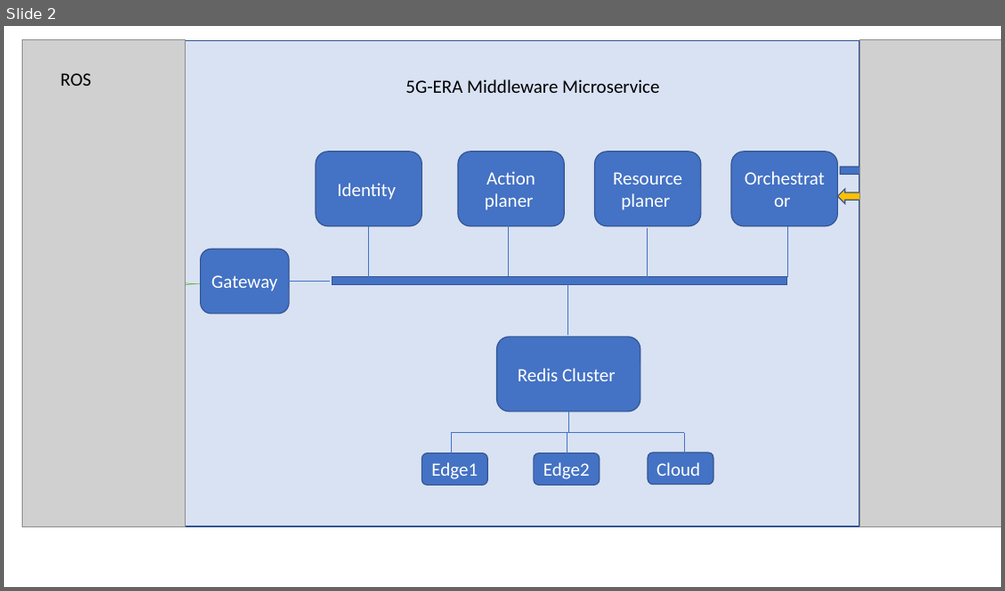
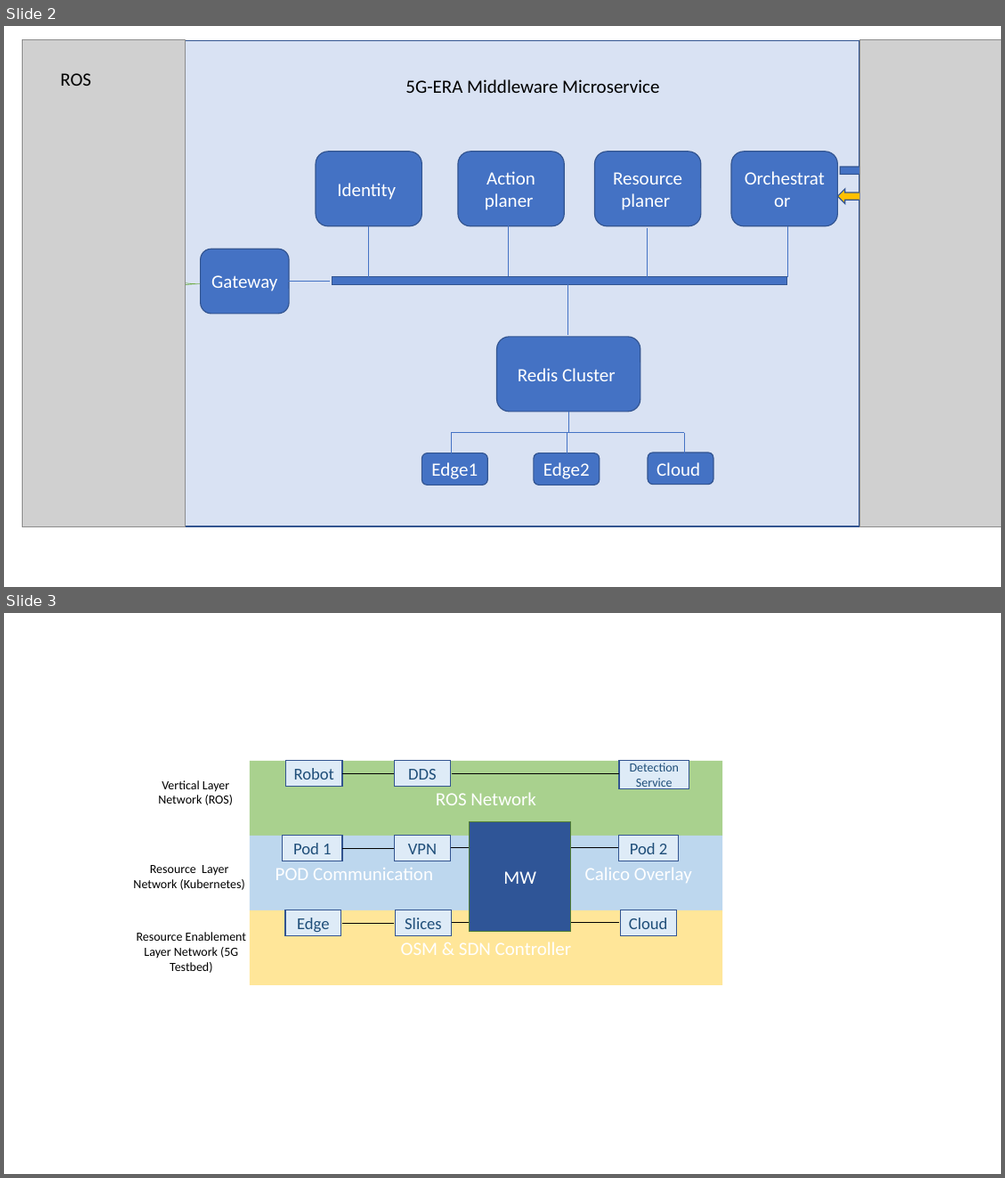
Before and after one commit to 5G-ERA/docs, a slide deck: Middleware/Microservice.pptx. Shown one above the other, each under a label of ours: slide 2 before the commit, slides 2 and 3 after it. The pictures are 1005x591 and 1005x1178 pixels, drawn with LibreOffice and Linux fonts; fonts in the diff are those of the drawing; grey boxes stand for pictures. Boxes give left, top, right and bottom in pixels: in the first picture for what was removed or moved away, otherwise in the second. Text is boxed around its words. In the diff, an @@ line names an element or a change of style, - is before the commit and + after.

Commit message:
Adding network layer figure
Adding network layer figure

```diff
--- a/Middleware/Microservice.pptx
+++ b/Middleware/Microservice.pptx
@@ slide 3 added at <box>4,613,1001,1174</box>, background #FFFFFF @@
@@ group added at <box>133,761,722,985</box>: 13 rectangles, 6 lines, 3 texts @@
+ROS Network
+POD Communication Calico Overlay
+Vertical Layer Network (ROS)
+Resource Layer Network (Kubernetes)
+Resource Enablement Layer Network (5G Testbed)
+Robot
+Detection Service
+Pod 1
+Pod 2
+Edge
+Cloud
+DDS
+VPN
+Slices
+MW
```
Also in this commit, not shown: 1 other file.
